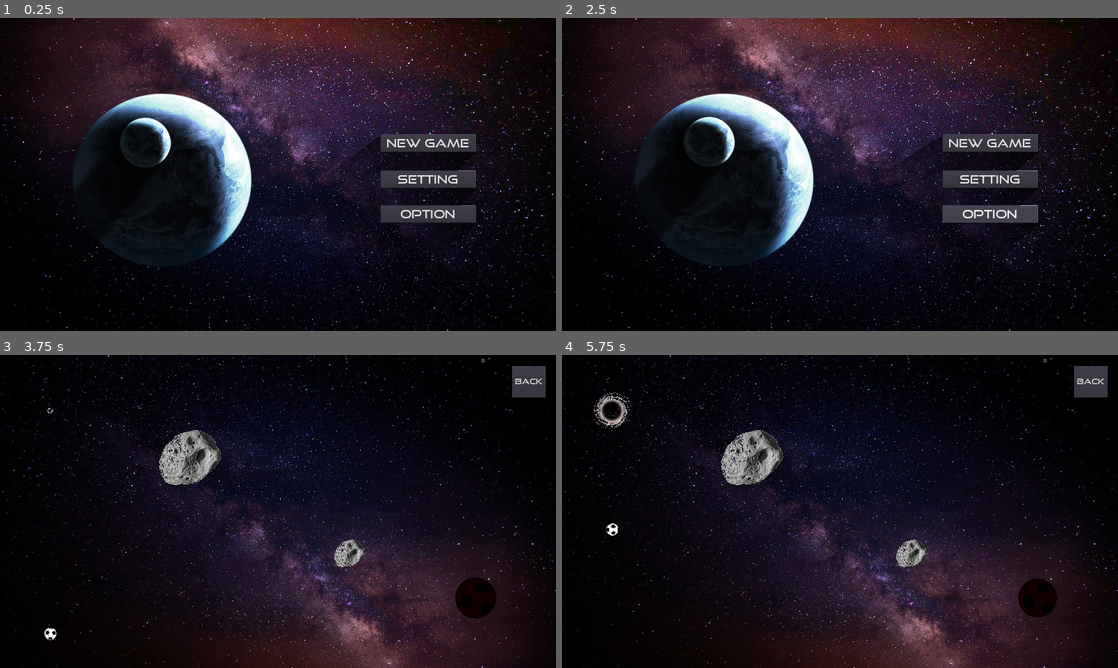
Above: before the commit, frames 1-4 (two rows, left to right).
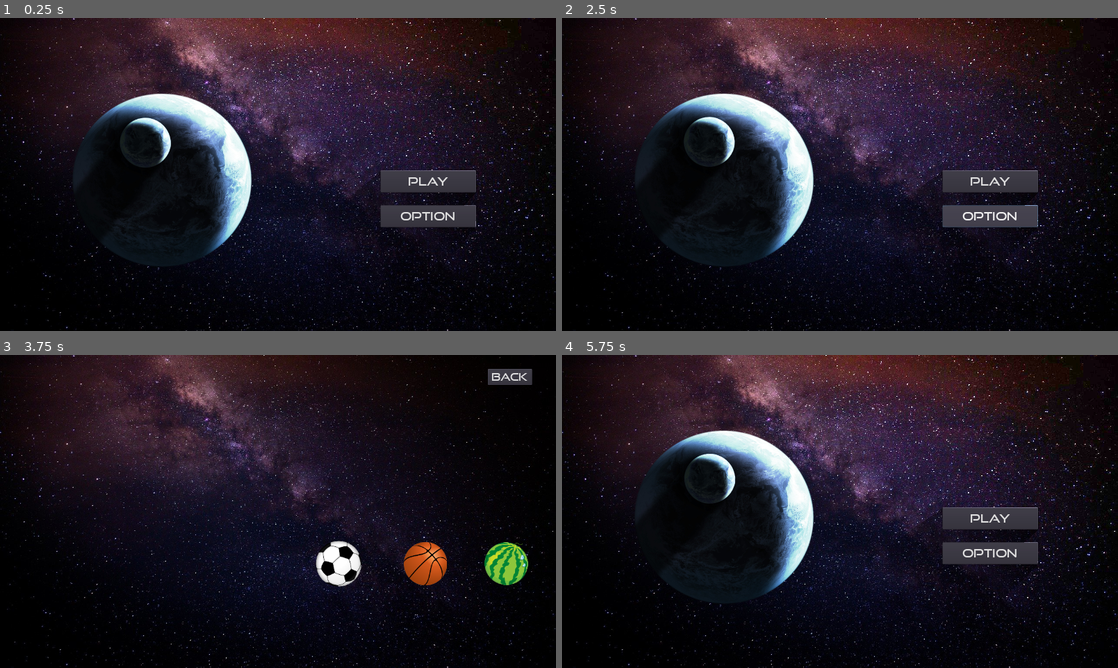
Above: after the commit, the same moments.

Repository: allenshi2014/balldrop
Game: Godot game, scene res://Menu.tscn
Same seed, same stepped clock (60 frames per second), same inputs: the game is played once before the commit and once after it.
Inputs (mouse positions are in pixels of both pictures, inside the frame that each line leads up to):
- Up to frame 1 (0.25 s): no input
- Up to frame 2 (2.5 s): click (990, 180) at 0.5 s, where only the run before the commit has a clickable "Setting"; click "BACK" at 1.25 s; click "Option" at 2 s
- Up to frame 3 (3.75 s): click (428, 480) at 2.75 s, where only the run before the commit has a clickable "New Game"; click (428, 517) at 3.5 s, where only the run after the commit has a clickable "Play"
- Up to frame 4 (5.75 s): click "Back" (after the commit: "BACK") at 4.25 s; click (990, 480) at 5 s, where only the run before the commit has a clickable "New Game"

The runs differ from the first frame. In frame 1, 2.4% of the frame differs, in the area x 58-86%, y 36-78%; in frame 2, 2.8%; in frame 3, 39%; in frame 4, 54%, in the area x 0-100%, y 0-100%.

Commit message:
today updates

Diff:
--- a/Menu.gd
+++ b/Menu.gd
@@ -10,11 +10,5 @@
 		$comet.set_emitting(false)
 
 
-func _on_btn_new_pressed():
-	get_tree().change_scene("res://level/stage1/stage1_1.tscn")
-
-func _on_btn_setting_pressed():
+func _on_btn_play_pressed():
 	get_tree().change_scene("res://selection.tscn")
-
-func _on_btn_option_pressed():
-	pass
--- a/Menu.tscn
+++ b/Menu.tscn
@@ -20,7 +20,7 @@
 
 [sub_resource type="OccluderPolygon2D" id=3]
 closed = false
-polygon = PoolVector2Array( -110, -20, 110, -20, 110, 20, -110, 20, -110, -20 )
+polygon = PoolVector2Array( -110, -20, 110, -20, 109.223, 29.7147, -111.372, 29.7147, -110, -20 )
 
 [node name="menu" type="Node2D"]
 script = ExtResource( 3 )
@@ -67,33 +67,18 @@
 "_edit_use_anchors_": false
 }
 
-[node name="btn_new" type="Button" parent="control"]
+[node name="btn_play" type="Button" parent="control"]
 margin_left = 876.383
-margin_top = 268.472
+margin_top = 351.082
 margin_right = 1096.38
-margin_bottom = 308.472
+margin_bottom = 401.082
 custom_fonts/font = SubResource( 2 )
-text = "New Game"
+text = "Play"
 __meta__ = {
 "_edit_use_anchors_": false
 }
 
-[node name="btn_new_mask" type="LightOccluder2D" parent="control/btn_new"]
-position = Vector2( 109.932, 20.5501 )
-occluder = SubResource( 3 )
-
-[node name="btn_setting" type="Button" parent="control"]
-margin_left = 876.383
-margin_top = 351.082
-margin_right = 1096.38
-margin_bottom = 391.082
-custom_fonts/font = SubResource( 2 )
-text = "Setting"
-__meta__ = {
-"_edit_use_anchors_": false
-}
-
-[node name="btn_setting_mask" type="LightOccluder2D" parent="control/btn_setting"]
+[node name="btn_play_mask" type="LightOccluder2D" parent="control/btn_play"]
 position = Vector2( 111.088, 20.6964 )
 occluder = SubResource( 3 )
 
@@ -101,7 +86,7 @@
 margin_left = 876.383
 margin_top = 431.02
 margin_right = 1096.38
-margin_bottom = 471.02
+margin_bottom = 481.02
 custom_fonts/font = SubResource( 2 )
 text = "Option"
 __meta__ = {
@@ -115,6 +100,5 @@
 [node name="music" type="AudioStreamPlayer2D" parent="."]
 stream = ExtResource( 7 )
 autoplay = true
-[connection signal="pressed" from="control/btn_new" to="." method="_on_btn_new_pressed"]
-[connection signal="pressed" from="control/btn_setting" to="." method="_on_btn_setting_pressed"]
+[connection signal="pressed" from="control/btn_play" to="." method="_on_btn_play_pressed"]
 [connection signal="pressed" from="control/btn_option" to="." method="_on_btn_option_pressed"]
--- a/selection.gd
+++ b/selection.gd
@@ -8,25 +8,15 @@
 var swipe_left_released = false
 var slide_distance = 0
 var slide_increment = 10
-
-func _ready():
-	$btn_play.visible = false
-
+var space = 0
 
 func _process(delta):
-
-	#moving items while mouse moves
-	if swipe_start != null:
-		var swipe_now = $cam.get_global_mouse_position()
-		var distance = swipe_now.x - swipe_start.x
-		$sprites.position.x += distance / 50
-
 
 	#increase/decrease items while moving
 	$btn_play.visible = false
 	for child in $sprites.get_children():
 		#get space between center(x=650) and each item
-		var space = abs(child.global_position.x - 650)
+		space = abs(child.global_position.x - 650)
 		#scaling when in range
 		if space <= 150 and space >= 50:
 			var increment = Vector2(0.005, 0.005)
@@ -37,21 +27,26 @@
 			#pass the selected ball name to ball.gd
 			Global.ball_avator = child.name
 
+	#moving items while mouse moves
+	if swipe_start != null:
+		var swipe_now = $cam.get_global_mouse_position()
+		var distance = swipe_now.x - swipe_start.x
+		$sprites.position.x += distance / 50
 
-	#sliding after swipe with gradual increment
-	if swipe_left_released and slide_distance <= 150 and slide_increment > 0 and swipe_start == null:
-		$sprites.position.x -= slide_increment
-		slide_distance += slide_increment
-		slide_increment -= 0.1
-	elif swipe_right_released and slide_distance <= 150 and slide_increment > 0 and swipe_start == null:
-		$sprites.position.x += slide_increment
-		slide_distance += slide_increment
-		slide_increment -= 0.1
-	else:
-		slide_distance = 0
-		slide_increment = 10
-		swipe_right_released = false
-		swipe_left_released = false
+#	#sliding after swipe with gradual increment
+#	if swipe_left_released and slide_distance <= 150 and slide_increment > 0 and swipe_start == null:
+#		$sprites.position.x -= slide_increment
+#		slide_distance += slide_increment
+#		slide_increment -= 0.1
+#	elif swipe_right_released and slide_distance <= 150 and slide_increment > 0 and swipe_start == null:
+#		$sprites.position.x += slide_increment
+#		slide_distance += slide_increment
+#		slide_increment -= 0.1
+#	else:
+#		slide_distance = 0
+#		slide_increment = 10
+#		swipe_right_released = false
+#		swipe_left_released = false
 
 
 func _input(event):
--- a/selection.tscn
+++ b/selection.tscn
@@ -21,25 +21,25 @@
 texture = ExtResource( 8 )
 
 [node name="cam" type="Camera2D" parent="."]
-position = Vector2( 650, 350 )
+position = Vector2( 772.318, 350 )
 
 [node name="sprites" type="Node2D" parent="."]
-position = Vector2( 652.432, 350 )
+position = Vector2( 774.75, 350 )
 
 [node name="ball1" type="Sprite" parent="sprites"]
-position = Vector2( -328.184, 132.166 )
+position = Vector2( 4.887, 130 )
 texture = ExtResource( 9 )
 
 [node name="ball2" type="Sprite" parent="sprites"]
-position = Vector2( -76.4911, 134.518 )
+position = Vector2( 204.83, 130 )
 texture = ExtResource( 2 )
 
 [node name="ball3" type="Sprite" parent="sprites"]
-position = Vector2( 149.327, 132.166 )
+position = Vector2( 390.659, 130 )
 texture = ExtResource( 3 )
 
 [node name="ball4" type="Sprite" parent="sprites"]
-position = Vector2( 335.156, 143.927 )
+position = Vector2( 572.908, 130 )
 texture = ExtResource( 4 )
 
 [node name="label" type="Label" parent="."]
